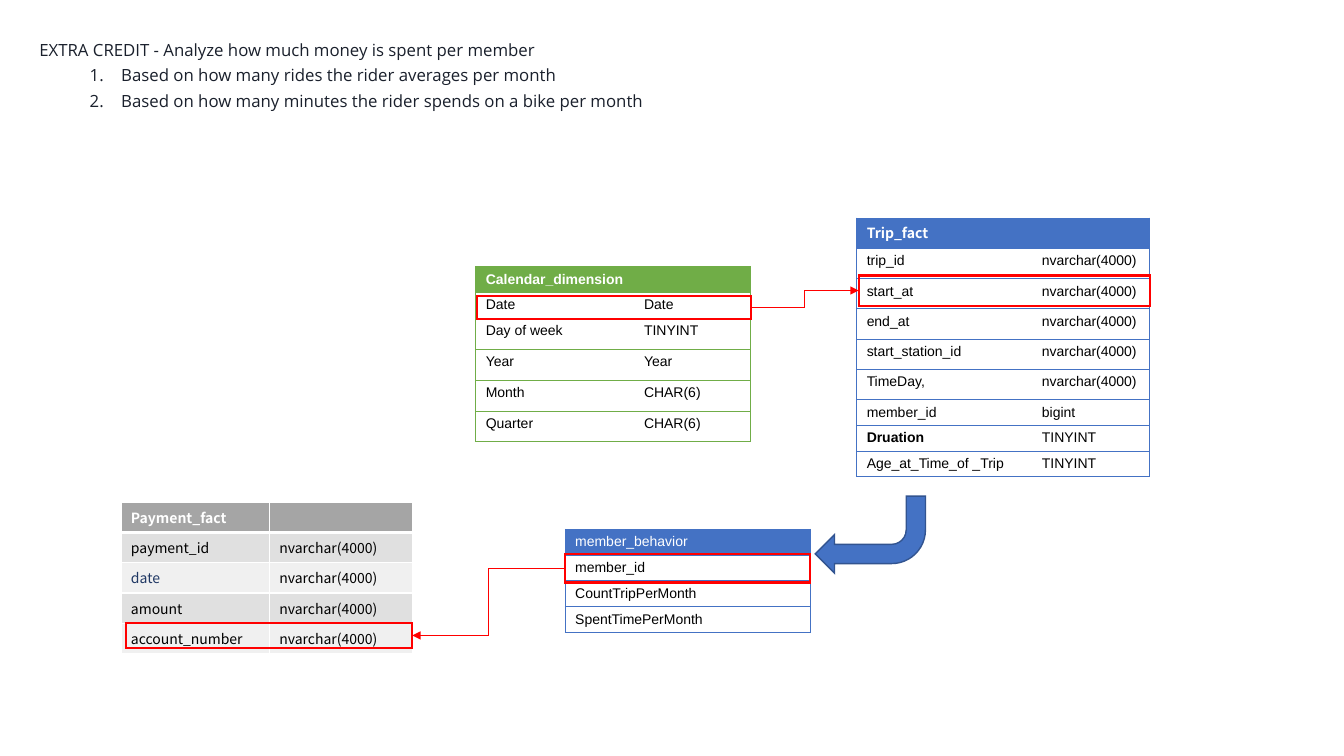
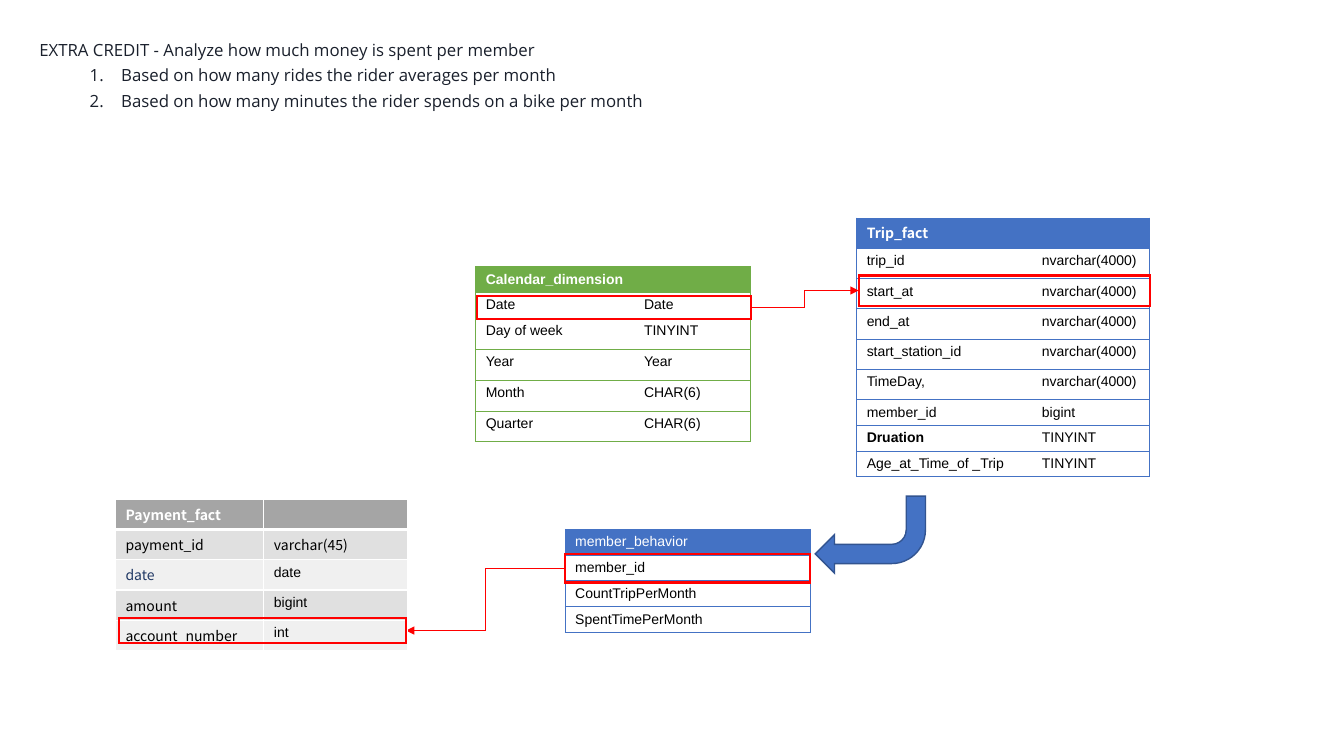
Before and after one commit to fbamuse/Udacity-Data-Engineering-with-Microsoft-Azure, a slide deck: slide 7 of BikeShareDataAnalytics/StarSchemaDesigned .pptx (slide 6 before the commit). Drawn at 1344x756 pixels with LibreOffice and Linux fonts; fonts in the diff are those of the drawing. Boxes give left, top, right and bottom in pixels: in the first picture for what was removed or moved away, otherwise in the second. Text is boxed around its words. In the diff, an @@ line names an element or a change of style, - is before the commit and + after.

```diff
--- a/BikeShareDataAnalytics/StarSchemaDesigned .pptx
+++ b/BikeShareDataAnalytics/StarSchemaDesigned .pptx
@@ table: place and size @@
-table at <box>121,502,412,652</box>
+table at <box>116,499,407,648</box>
@@ table at <box>116,499,407,648</box> @@
-row 2, column 2: nvarchar(4000)
+row 2, column 2: varchar(45)
-row 3, column 2: nvarchar(4000)
+row 3, column 2: date
-row 4, column 2: nvarchar(4000)
+row 4, column 2: bigint
-row 5, column 2: nvarchar(4000)
+row 5, column 2: int
@@ elbow arrow moved from (566, 569) - (412, 635) to (566, 569) - (406, 631) @@
@@ rectangle: place and size @@
-rectangle at <box>126,623,412,648</box>
+rectangle at <box>119,618,405,643</box>
```
Also in this commit, not shown: 3 other slides changed, 1 slide added, 2 other files.
